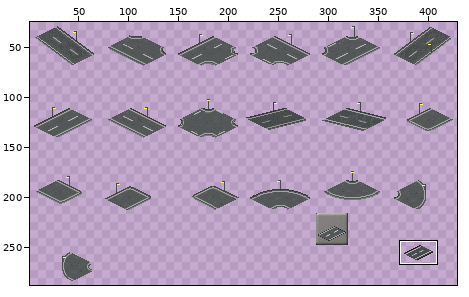
Sprite sheet, stored at src/ways/roads/new_city_road.png. Above: a wide view before the commit, with the close-up outlined.
Close-up. Earlier state:
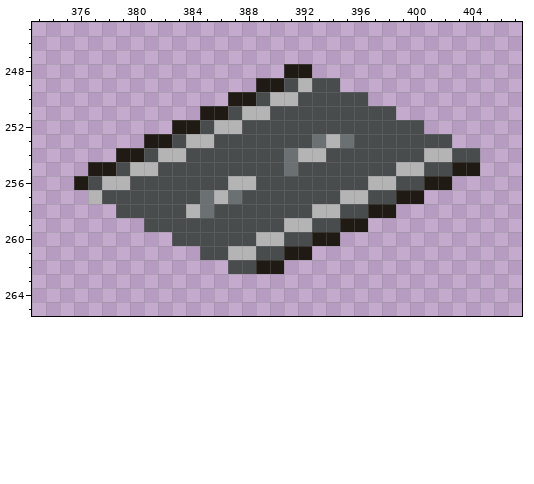
The file is 432x288 pixels. Colours within 5 levels of each other are drawn and written as one. Shown: x 373..407, y 245..265. The wide view leaves out empty margins. The commit also changed other parts of the picture, which this record leaves out.
The same view after the edit:
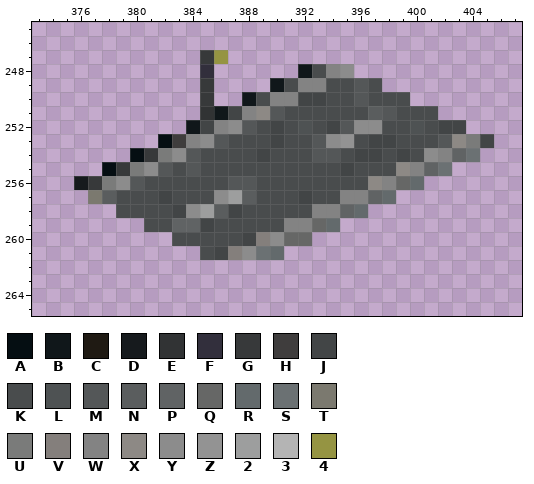
Palette (. is transparent): A #050e12  B #10171a  C #1f1a13  D #161a1d  E #313334  F #322f3c  G #37393a  H #3f3d3d  J #424546  K #494c4d  L #4e5253  M #545758  N #5a5d5e  P #606364  Q #666766  R #636a6c  S #6b7173  T #7b796f  U #7a7b7a  V #847f7c  W #838383  X #8d8985  Y #8c8c8c  Z #939393  2 #9d9e9e  3 #b4b4b4  4 #959442
Difference:
y 247: x 385..386 .. -> G4
y 248: x 385 . -> F; x 391..395 CC... -> .BKWY
y 249: x 385 . -> G; x 389..390 CC -> .B; x 392..393 3K -> WW; x 395..397 ... -> KMK
y 250: x 385 . -> G; x 387..388 CC -> .B; x 390..393 33KK -> WWJJ; x 396..399 K... -> MKKK
y 251: x 385..390 CCK33K -> EBJWXM; x 397..401 KK... -> NMKKK
y 252: x 383..388 CCK33K -> .BJWYM; x 390 K -> J; x 392 K -> L; x 394..397 KKKK -> JMYY; x 400..403 K... -> LKJJ
y 253: x 381..386 CCK33K -> .AHWYM; x 390 K -> J; x 393..395 S3S -> MYZ; x 397..398 KK -> JJ; x 402..405 K... -> MXUJ
y 254: x 379..384 CCK33K -> .AGUYM; x 389 K -> J; x 391..394 S33K -> KKMM; x 396..397 KK -> JJ; x 399 K -> J; x 401..404 33KK -> YWPS
y 255: x 377..382 CCK33K -> .AGUYM; x 384 K -> M; x 391 S -> K; x 395 K -> J; x 399..404 33KKCC -> XWPS..
y 256: x 376..380 CK33K -> DGUYM; x 387..388 33 -> MM; x 397..402 33KKCC -> XWQR..
y 257: x 377..378 3K -> TN; x 382 K -> J; x 385..388 S3SK -> KY2N; x 392 K -> J; x 395..400 33KKCC -> WWPR..
y 258: x 383..387 K3SKK -> JY2NJ; x 393..398 33KKCC -> WWPR..
y 259: x 383..385 KKK -> PPJ; x 391..396 33KKCC -> WWQR..
y 260: x 388..394 K33KKCC -> JVYQQ..
y 261: x 386..392 K33KKCC -> JVYSR..
y 262: x 387..390 KKCC -> ....
